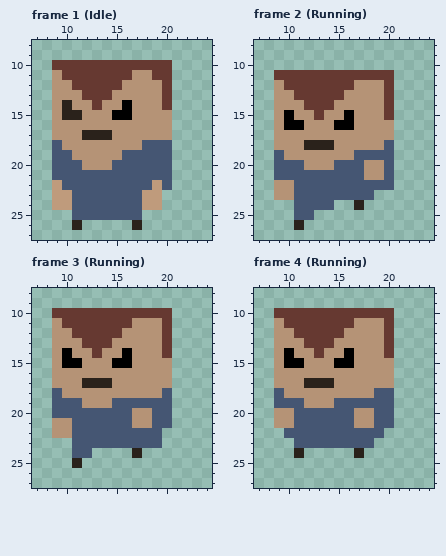
Pixel-art file: Assets/RawAssets/Enemy_4.ase. Above, as it was before the edit.
32x32 pixels, 6 frames. Shown: frame 1 (Idle): x 7..24, y 8..27; frame 2 (Running): x 7..24, y 8..27; frame 3 (Running): x 7..24, y 8..27; frame 4 (Running): x 7..24, y 8..27. The commit also changed other frames, which this record leaves out.
After the commit:
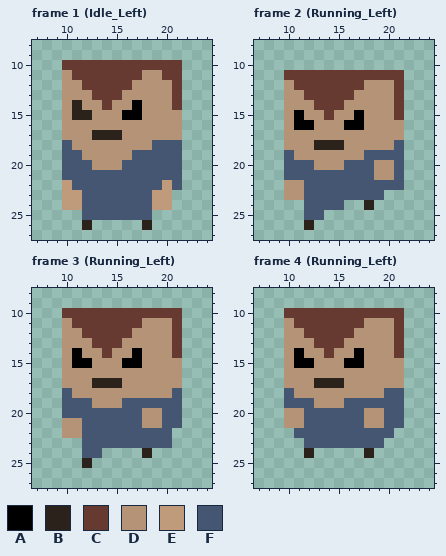
Palette (. is transparent): A #000000  B #2a221b  C #663931  D #b59376  E #bf9b7c  F #455673
The commit says: Added animations for enemy levels
Diff:
--- frame 1 (Idle_Left)
@@ x 7..24 @@
  9 ..................
-10 ..CCCCCCCCCCCC....
-11 ..DCCCCCCCDDCC....
-12 ..DDCCCCCDDDDC....
-13 ..DDDCCCDDDDDC....
-14 ..DBDDCDDADDDC....
-15 ..DBBDDDAADDDD....
-16 ..DDDDDDDDDDDD....
-17 ..DDDBBBDDDDDD....
-18 ..FDDDDDDDDFFF....
-19 ..FFDDDDDFFFFF....
-20 ..FFFDDDFFFFFF....
-21 ..FFFFFFFFFFFF....
-22 ..EFFFFFFFFFEF....
-23 ..EEFFFFFFFEE.....
-24 ..EEFFFFFFFEE.....
-25 ....FFFFFFF.......
-26 ....B.....B.......
+10 ...CCCCCCCCCCCC...
+11 ...DCCCCCCCDDCC...
+12 ...DDCCCCCDDDDC...
+13 ...DDDCCCDDDDDC...
+14 ...DBDDCDDADDDC...
+15 ...DBBDDDAADDDD...
+16 ...DDDDDDDDDDDD...
+17 ...DDDBBBDDDDDD...
+18 ...FDDDDDDDDFFF...
+19 ...FFDDDDDFFFFF...
+20 ...FFFDDDFFFFFF...
+21 ...FFFFFFFFFFFF...
+22 ...EFFFFFFFFFEF...
+23 ...EEFFFFFFFEE....
+24 ...EEFFFFFFFEE....
+25 .....FFFFFFF......
+26 .....B.....B......
 27 ..................
--- frame 2 (Running_Left)
@@ x 7..24 @@
 10 ..................
-11 ..CCCCCCCCCCCC....
-12 ..DCCCCCCCDDDC....
-13 ..DDCCCCCDDDDC....
-14 ..DDDCCCDDDDDC....
-15 ..DADDCDDADDDC....
-16 ..DAADDDAADDDD....
-17 ..DDDDDDDDDDDD....
-18 ..DDDBBBDDDDDF....
-19 ..FDDDDDDDFFFF....
-20 ..FFFDDDFFFDDF....
-21 ..FFFFFFFFFDDF....
-22 ..DDFFFFFFFFFF....
-23 ..DDFFFFFFFF......
-24 ....FFFF..B.......
-25 ....FF............
-26 ....B.............
+11 ...CCCCCCCCCCCC...
+12 ...DCCCCCCCDDDC...
+13 ...DDCCCCCDDDDC...
+14 ...DDDCCCDDDDDC...
+15 ...DADDCDDADDDC...
+16 ...DAADDDAADDDD...
+17 ...DDDDDDDDDDDD...
+18 ...DDDBBBDDDDDF...
+19 ...FDDDDDDDFFFF...
+20 ...FFFDDDFFFDDF...
+21 ...FFFFFFFFFDDF...
+22 ...DDFFFFFFFFFF...
+23 ...DDFFFFFFFF.....
+24 .....FFFF..B......
+25 .....FF...........
+26 .....B............
 27 ..................
--- frame 3 (Running_Left)
@@ x 7..24 @@
  9 ..................
-10 ..CCCCCCCCCCCC....
-11 ..DCCCCCCCDDDC....
-12 ..DDCCCCCDDDDC....
-13 ..DDDCCCDDDDDC....
-14 ..DADDCDDADDDC....
-15 ..DAADDDAADDDD....
-16 ..DDDDDDDDDDDD....
-17 ..DDDBBBDDDDDD....
-18 ..FDDDDDDDDDDF....
-19 ..FFFDDDFFFFFF....
-20 ..FFFFFFFFDDFF....
-21 ..DDFFFFFFDDFF....
-22 ..DDFFFFFFFFF.....
-23 ....FFFFFFFFF.....
-24 ....FF....B.......
-25 ....B.............
+10 ...CCCCCCCCCCCC...
+11 ...DCCCCCCCDDDC...
+12 ...DDCCCCCDDDDC...
+13 ...DDDCCCDDDDDC...
+14 ...DADDCDDADDDC...
+15 ...DAADDDAADDDD...
+16 ...DDDDDDDDDDDD...
+17 ...DDDBBBDDDDDD...
+18 ...FDDDDDDDDDDF...
+19 ...FFFDDDFFFFFF...
+20 ...FFFFFFFFDDFF...
+21 ...DDFFFFFFDDFF...
+22 ...DDFFFFFFFFF....
+23 .....FFFFFFFFF....
+24 .....FF....B......
+25 .....B............
 26 ..................
--- frame 4 (Running_Left)
@@ x 7..24 @@
  9 ..................
-10 ..CCCCCCCCCCCC....
-11 ..DCCCCCCCDDDC....
-12 ..DDCCCCCDDDDC....
-13 ..DDDCCCDDDDDC....
-14 ..DADDCDDADDDC....
-15 ..DAADDDAADDDD....
-16 ..DDDDDDDDDDDD....
-17 ..DDDBBBDDDDDD....
-18 ..FDDDDDDDDDFF....
-19 ..FFFDDDFFFFFF....
-20 ..DDFFFFFFDDFF....
-21 ..DDFFFFFFDDFF....
-22 ...FFFFFFFFFF.....
-23 ....FFFFFFFF......
-24 ....B.....B.......
+10 ...CCCCCCCCCCCC...
+11 ...DCCCCCCCDDDC...
+12 ...DDCCCCCDDDDC...
+13 ...DDDCCCDDDDDC...
+14 ...DADDCDDADDDC...
+15 ...DAADDDAADDDD...
+16 ...DDDDDDDDDDDD...
+17 ...DDDBBBDDDDDD...
+18 ...FDDDDDDDDDFF...
+19 ...FFFDDDFFFFFF...
+20 ...DDFFFFFFDDFF...
+21 ...DDFFFFFFDDFF...
+22 ....FFFFFFFFFF....
+23 .....FFFFFFFF.....
+24 .....B.....B......
 25 ..................
Boxes around the changes in both pictures, in picture pixels (x1, y1, x2, y2):
changed: (52, 60, 182, 230)
changed: (274, 70, 404, 230)
changed: (52, 308, 182, 468)
changed: (274, 308, 404, 458)
